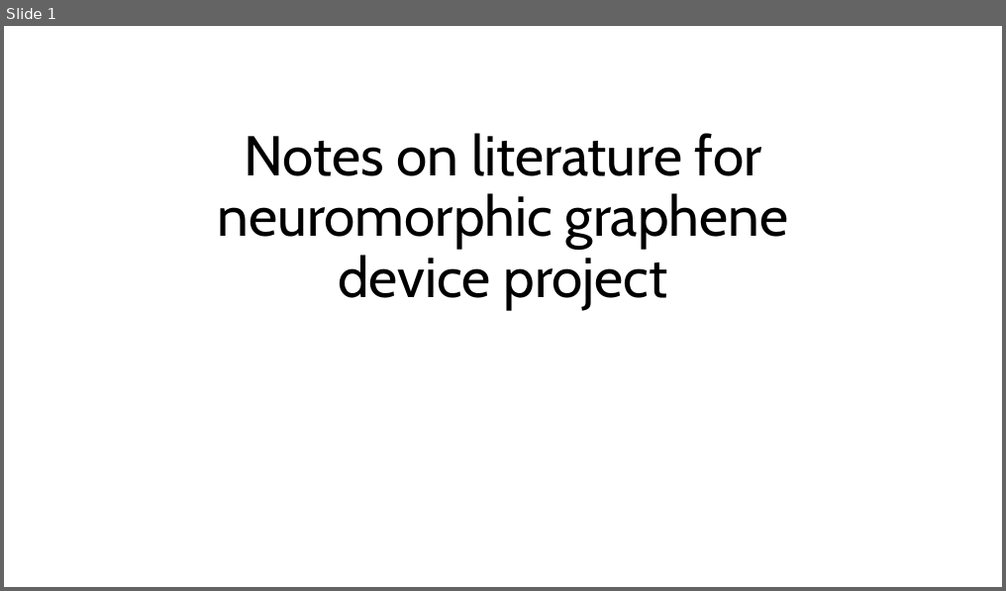
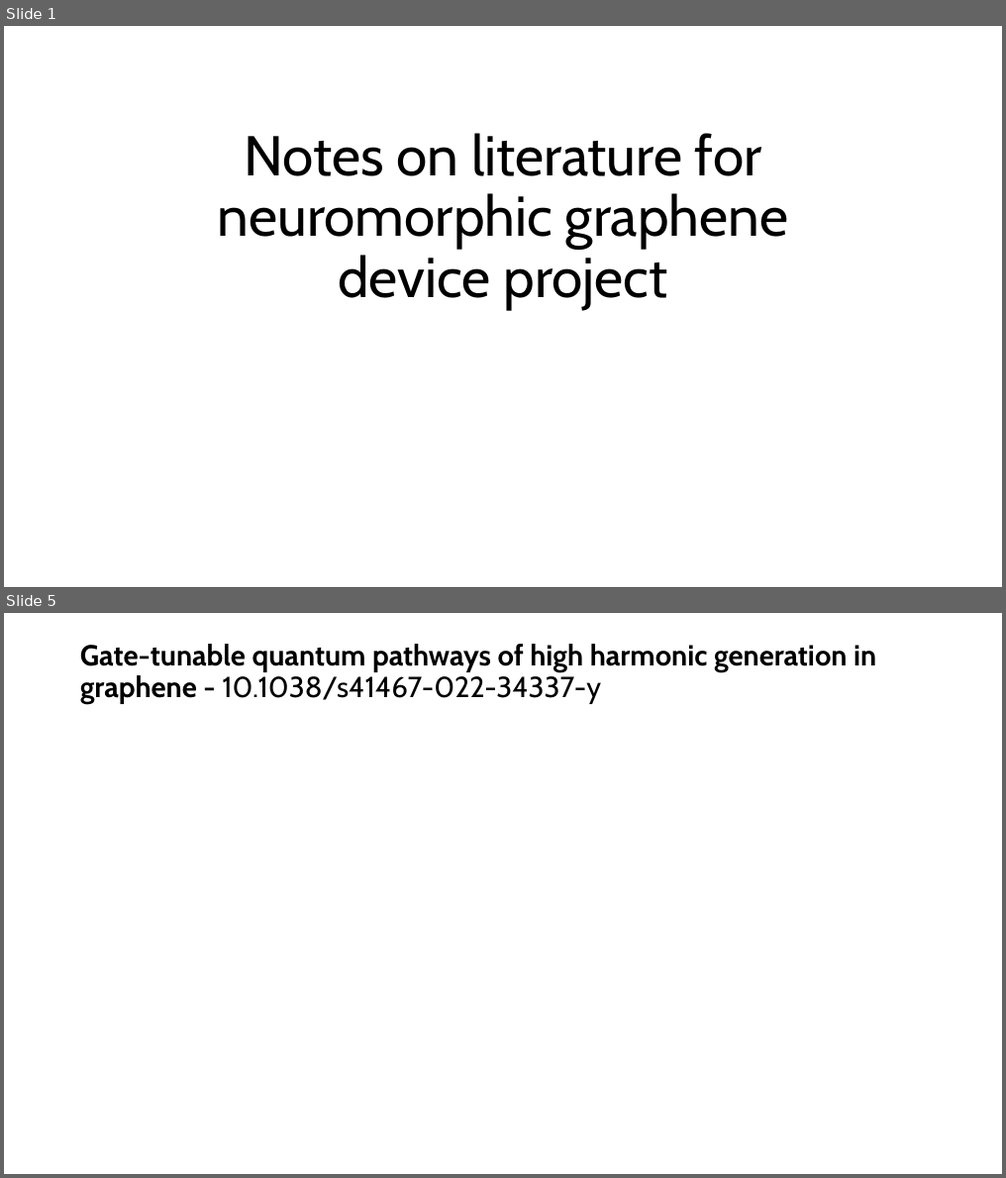
Before and after one commit to OlesMatsyshyn/Quantum-Material-Enhanced-Learning, a slide deck: literature/Literature_notes_review.pptx. Shown one above the other, each under a label of ours: slide 1 before the commit, slides 1 and 5 after it; the slides between them are not shown. The pictures are 1006x591 and 1006x1178 pixels, drawn with LibreOffice and Linux fonts; fonts in the diff are those of the drawing. Boxes give left, top, right and bottom in pixels: in the first picture for what was removed or moved away, otherwise in the second. Text is boxed around its words. In the diff, an @@ line names an element or a change of style, - is before the commit and + after.

```diff
--- a/literature/Literature_notes_review.pptx
+++ b/literature/Literature_notes_review.pptx
@@ slide 5 added at (x1=4, y1=613, x2=1002, y2=1174), background #FFFFFF @@
@@ title added at (x1=80, y1=644, x2=876, y2=704), 27.9 pt, text #000000, bold @@
+Gate-tunable quantum pathways of high harmonic generation in graphene - 10.1038/s41467-022-34337-y
```
Also in this commit, not shown: 9 other slides added, 10 other files.
